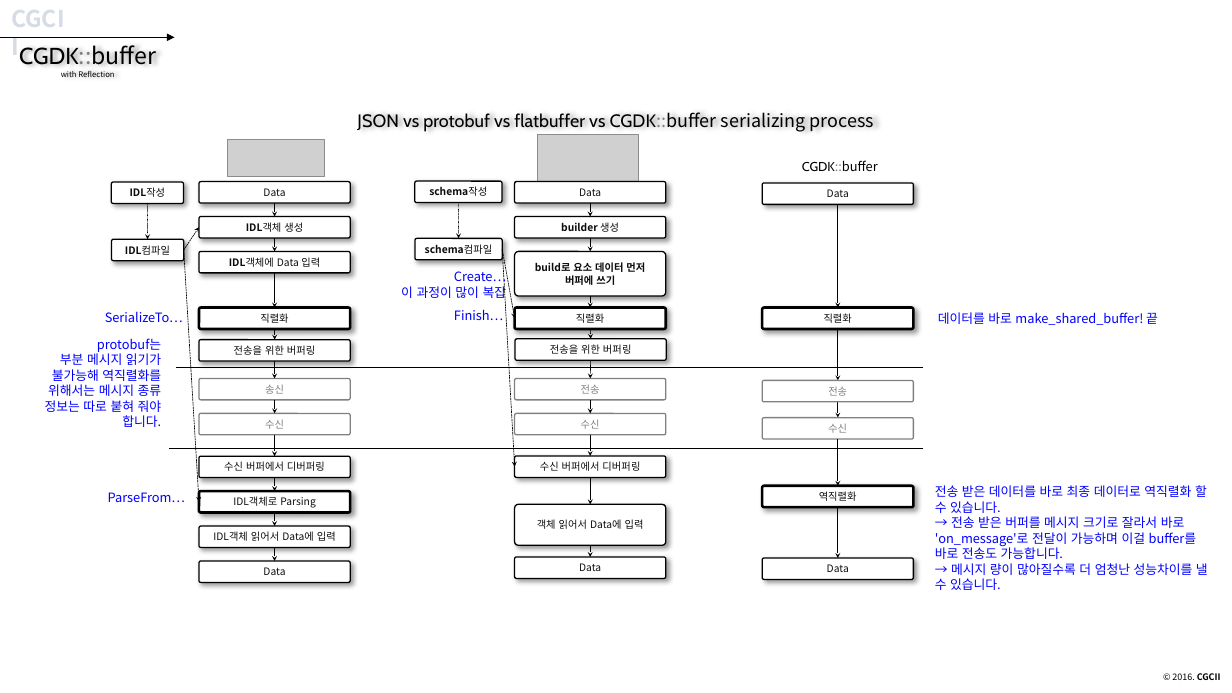
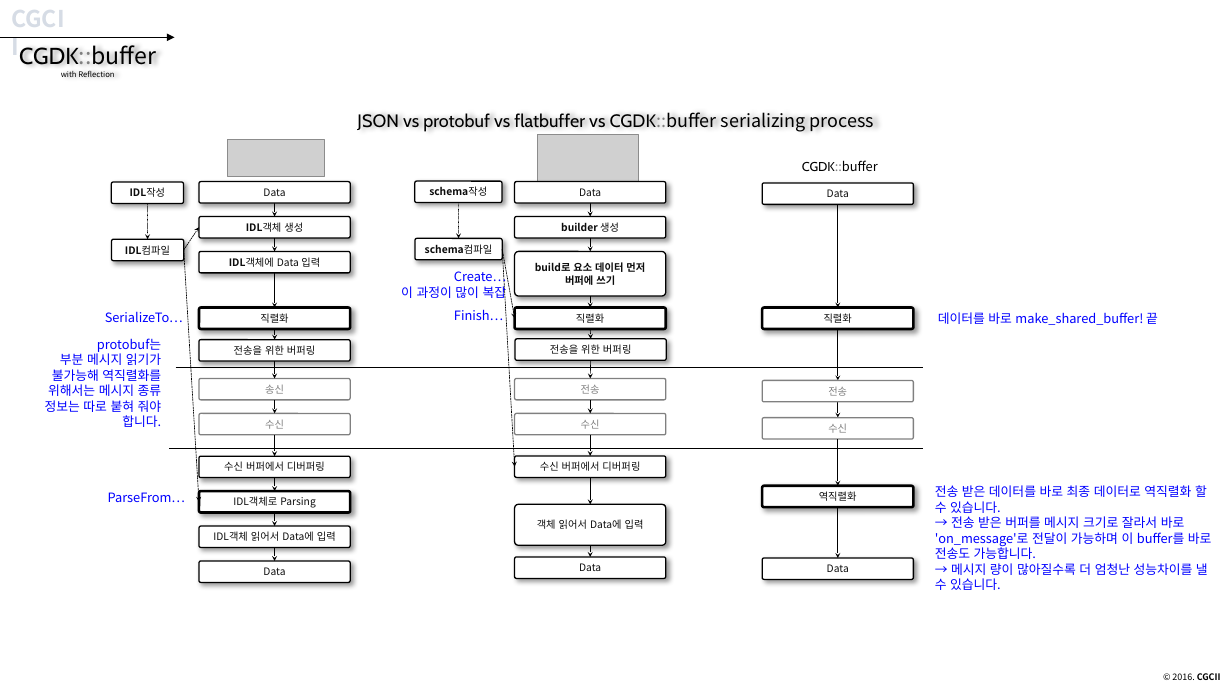
Before and after one commit to CGLabs/CGDK.buffer, a slide deck: slide 74 of C++/document/intruduce_CGDK.buffer.pptx. Drawn at 1232x693 pixels with LibreOffice and Linux fonts; fonts in the diff are those of the drawing; grey boxes stand for pictures. Boxes give left, top, right and bottom in pixels: in the first picture for what was removed or moved away, otherwise in the second. Text is boxed around its words. In the diff, an @@ line names an element or a change of style, - is before the commit and + after.

```diff
--- a/C++/document/intruduce_CGDK.buffer.pptx
+++ b/C++/document/intruduce_CGDK.buffer.pptx
@@ text at [935, 516, 1212, 559]: text changed @@
-→ 전송 받은 버퍼를 메시지 크기로 잘라서 바로 'on_message'로 전달이 가능하며 이걸 buffer를 바로 전송도 가능합니다.
+→ 전송 받은 버퍼를 메시지 크기로 잘라서 바로 'on_message'로 전달이 가능하며 이 buffer를 바로 전송도 가능합니다.
```
Also in this commit, not shown: 30 other slides changed.
